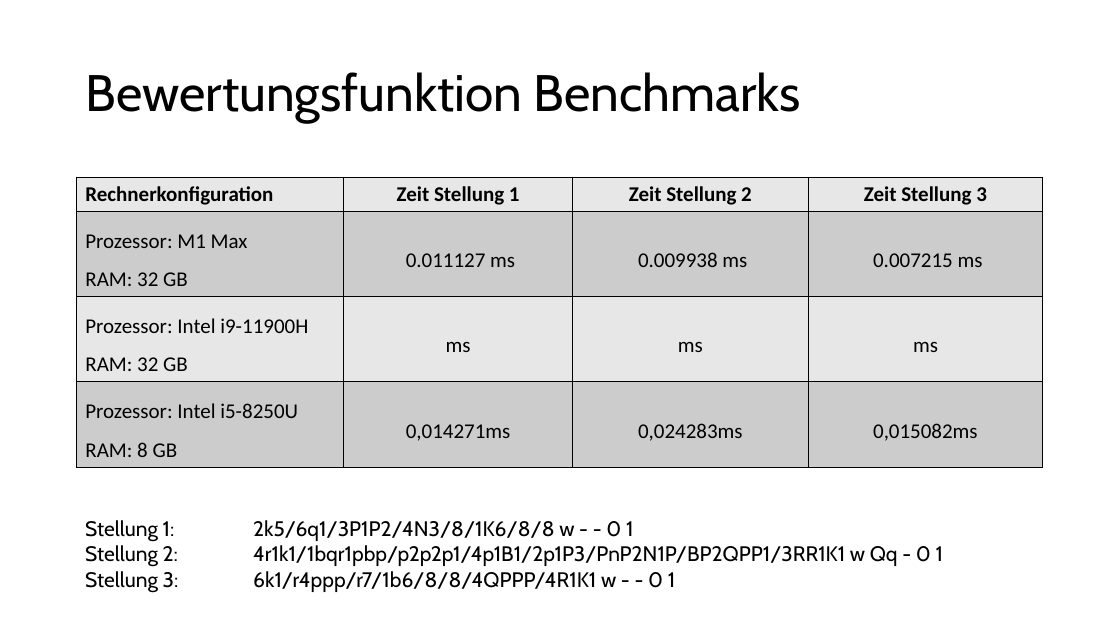
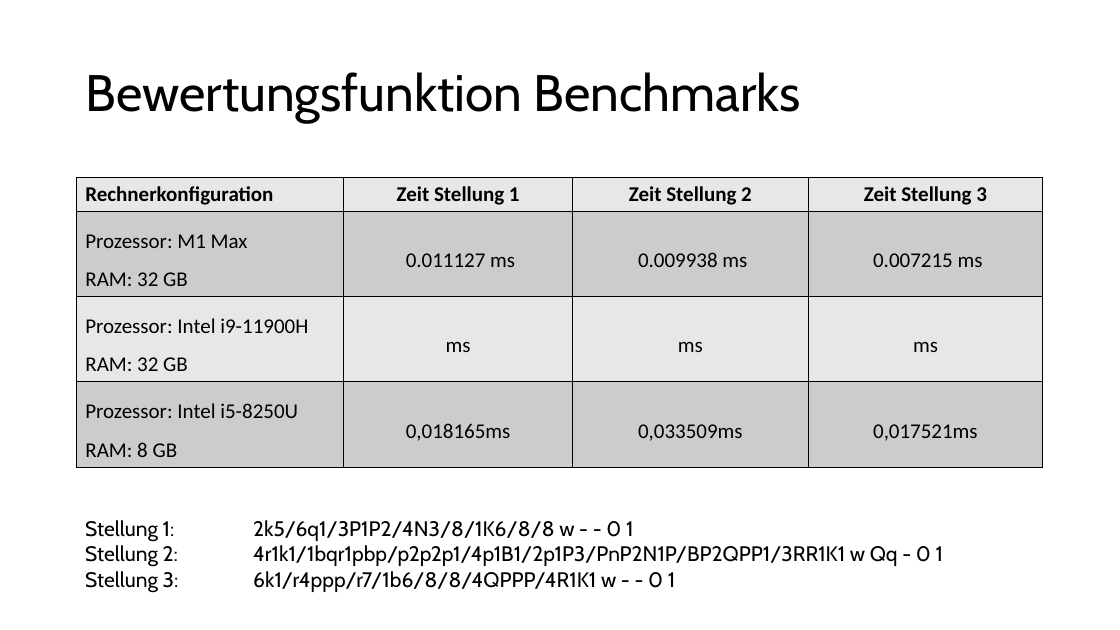
Before and after one commit to patrickzda/chess_engine, a slide deck: slide 2 of PJ_KI_MST2.pptx. Drawn at 1120x630 pixels with LibreOffice and Linux fonts; fonts in the diff are those of the drawing. Boxes give left, top, right and bottom in pixels: in the first picture for what was removed or moved away, otherwise in the second. Text is boxed around its words. In the diff, an @@ line names an element or a change of style, - is before the commit and + after.

```diff
--- a/PJ_KI_MST2.pptx
+++ b/PJ_KI_MST2.pptx
@@ table at [77, 177, 1044, 597] @@
-row 4: Prozessor: Intel i5-8250U / RAM: 8 GB | 0,014271ms | 0,024283ms | 0,015082ms
+row 4: Prozessor: Intel i5-8250U / RAM: 8 GB | 0,018165ms | 0,033509ms | 0,017521ms
```
Also in this commit, not shown: 4 other slides changed.
